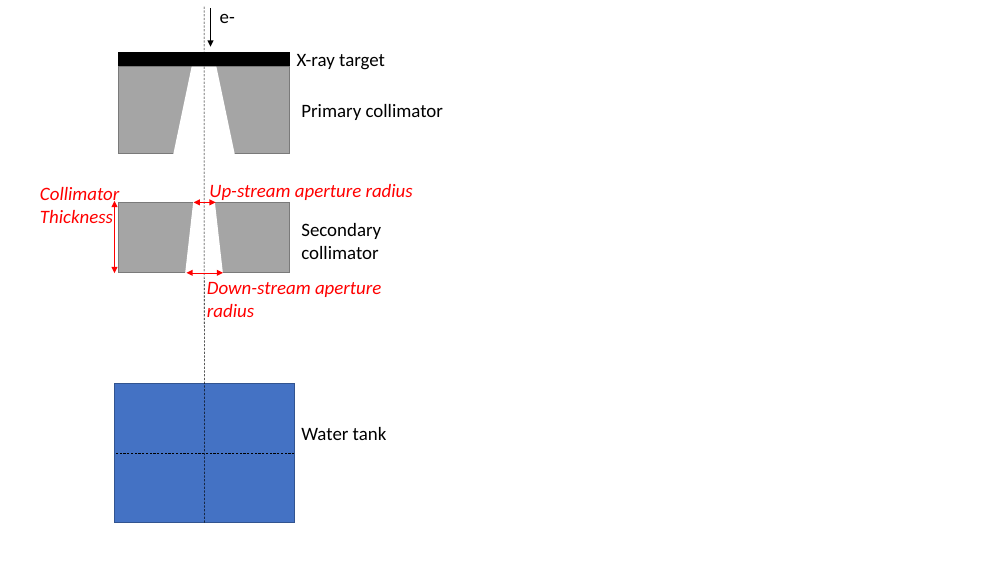
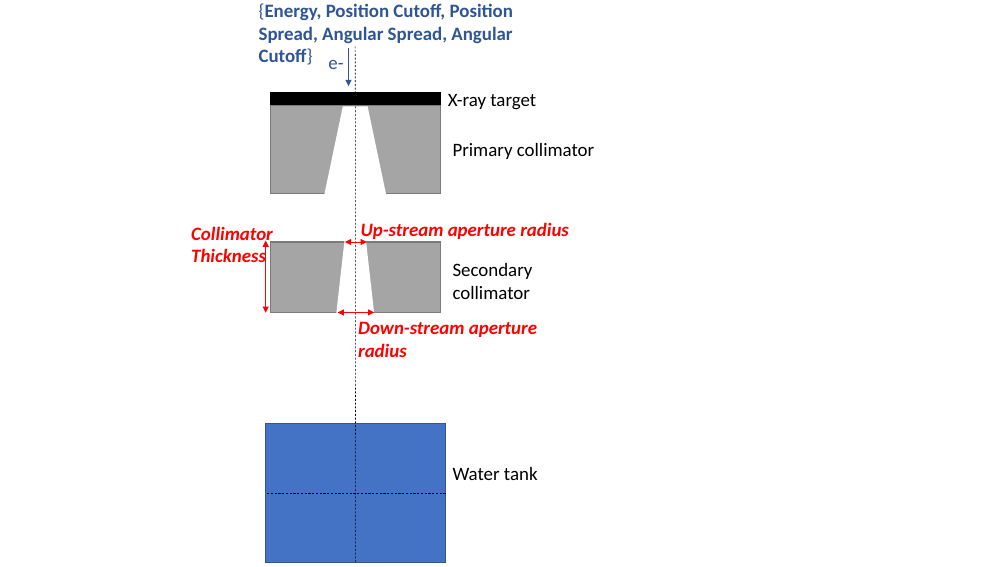
Before and after one commit to Image-X-Institute/TopasOpt, a slide deck: slide 1 of docsrc/_resources/Sketch.pptx. Drawn at 1008x567 pixels with LibreOffice and Linux fonts; fonts in the diff are those of the drawing. Boxes give left, top, right and bottom in pixels: in the first picture for what was removed or moved away, otherwise in the second. Text is boxed around its words. In the diff, an @@ line names an element or a change of style, - is before the commit and + after.

```diff
--- a/docsrc/_resources/Sketch.pptx
+++ b/docsrc/_resources/Sketch.pptx
@@ text added at box(259, 3, 513, 65), 18 pt, text #2F5597, bold @@
+{Energy, Position Cutoff, Position Spread, Angular Spread, Angular Cutoff}
@@ text "e-": place and size @@
-text "e-" at box(220, 14, 235, 23)
+text "e-" at box(328, 60, 343, 69)
@@ text "e-" at box(328, 60, 343, 69): text colour #000000 to #2F5597 @@
@@ arrow moved from (210, 8) - (210, 47) to (349, 48) - (349, 86) @@
@@ arrow (349, 48) - (349, 86): stroke #000000 0.5 pt to #2F5597 0.5 pt @@
@@ bold on in 3 elements at box(361, 222, 569, 242), box(358, 321, 537, 357), box(191, 226, 273, 268) @@
@@ 7 texts, 4 rectangles, 3 double arrows, 2 lines, 1 freeform shape, 1 triangle: place and size @@
-7 texts, 4 rectangles, 3 double arrows, 2 lines, 1 freeform shape, 1 triangle at box(40, 7, 443, 523)
+7 texts, 4 rectangles, 3 double arrows, 2 lines, 1 freeform shape, 1 triangle at box(191, 46, 594, 563)
```
Also in this commit, not shown: 2 slides added, 3 other files.
